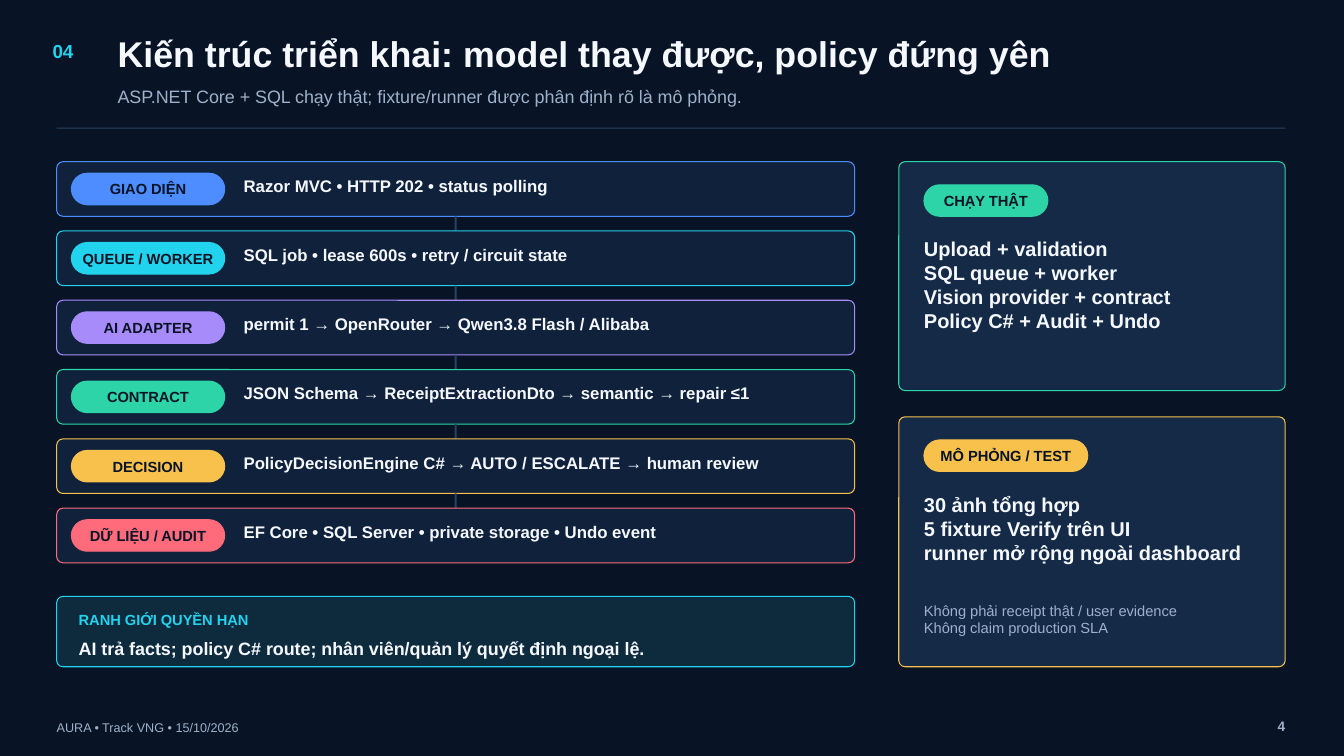
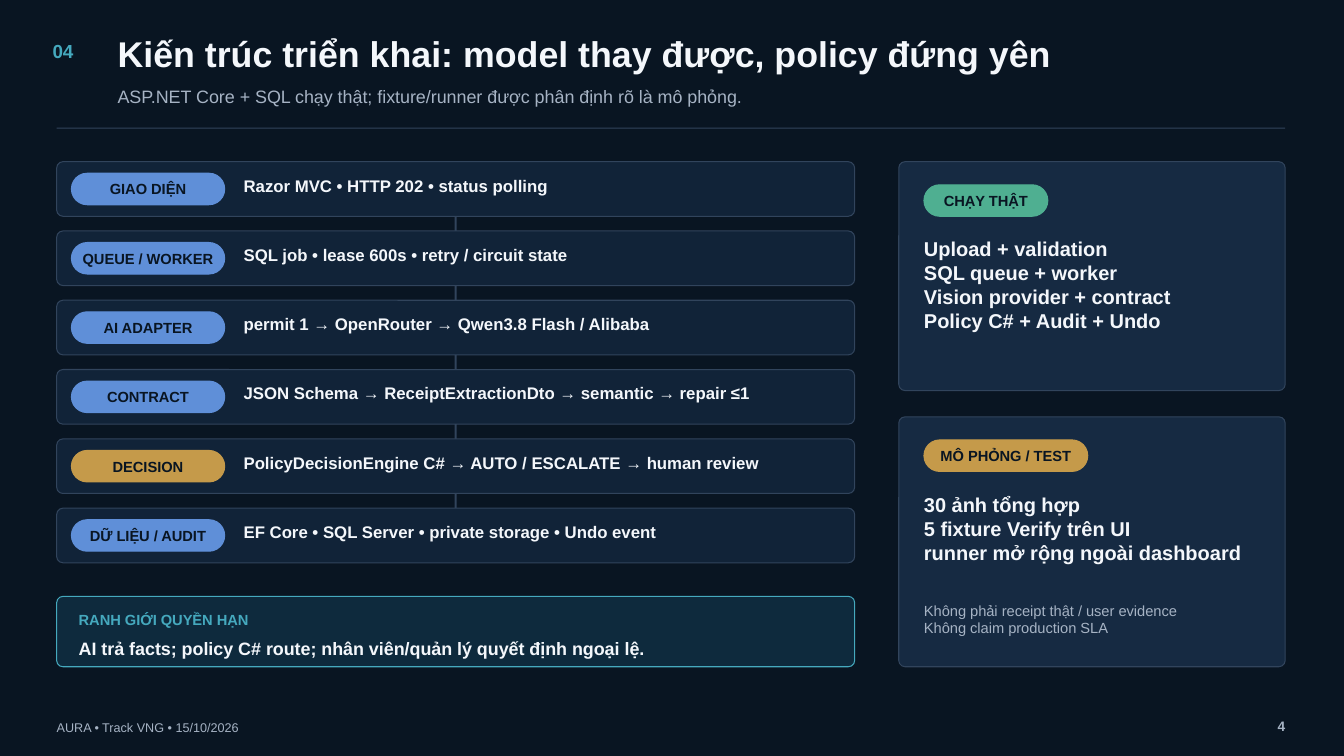
Before and after one commit to BondPhuPhamzZ/AURA, a slide deck: slide 4 of AURA/submission/AURA_5_SLIDES_FINAL.pptx. Drawn at 1344x756 pixels with LibreOffice and Linux fonts; fonts in the diff are those of the drawing. Boxes give left, top, right and bottom in pixels: in the first picture for what was removed or moved away, otherwise in the second. Text is boxed around its words. In the diff, an @@ line names an element or a change of style, - is before the commit and + after.

Commit message:
docs: simplify final deck color hierarchy

```diff
--- a/AURA/submission/AURA_5_SLIDES_FINAL.pptx
+++ b/AURA/submission/AURA_5_SLIDES_FINAL.pptx
@@ background #081426 to #091522 @@
@@ text "04" at [53,45,74,58]: text colour #22D3EE to #45A9BE @@
@@ rounded rectangle at [56,161,855,216]: fill #10223B to #112338; outline #4D8DFF 0.75 pt to #31445C 0.75 pt @@
@@ rounded rectangle "GIAO DIỆN" at [72,173,225,205]: text colour #081426 to #091522; fill #4D8DFF to #5F8FD8; outline #4D8DFF 0.75 pt to #5F8FD8 0.75 pt @@
@@ rounded rectangle at [899,161,1286,390]: fill #142A47 to #162A42; outline #2DD4A7 0.75 pt to #31445C 0.75 pt @@
@@ rounded rectangle "CHẠY THẬT" at [925,185,1049,216]: text colour #081426 to #091522; fill #2DD4A7 to #4FAF91; outline #2DD4A7 0.75 pt to #4FAF91 0.75 pt @@
@@ rounded rectangle at [56,231,855,285]: fill #10223B to #112338; outline #22D3EE 0.75 pt to #31445C 0.75 pt @@
@@ line (456, 217) - (456, 231): stroke #2A4262 1.5 pt to #31445C 1.5 pt @@
@@ rounded rectangle "QUEUE / WORKER" at [72,243,225,274]: text colour #081426 to #091522; fill #22D3EE to #5F8FD8; outline #22D3EE 0.75 pt to #5F8FD8 0.75 pt @@
@@ line (456, 285) - (456, 300): stroke #2A4262 1.5 pt to #31445C 1.5 pt @@
@@ rounded rectangle at [56,300,855,355]: fill #10223B to #112338; outline #A78BFA 0.75 pt to #31445C 0.75 pt @@
@@ rounded rectangle "AI ADAPTER" at [72,312,225,343]: text colour #081426 to #091522; fill #A78BFA to #5F8FD8; outline #A78BFA 0.75 pt to #5F8FD8 0.75 pt @@
@@ line (456, 355) - (456, 370): stroke #2A4262 1.5 pt to #31445C 1.5 pt @@
@@ rounded rectangle at [56,370,855,424]: fill #10223B to #112338; outline #2DD4A7 0.75 pt to #31445C 0.75 pt @@
@@ rounded rectangle "CONTRACT" at [72,381,225,412]: text colour #081426 to #091522; fill #2DD4A7 to #5F8FD8; outline #2DD4A7 0.75 pt to #5F8FD8 0.75 pt @@
@@ rounded rectangle at [899,417,1286,667]: fill #142A47 to #162A42; outline #F8C14C 0.75 pt to #31445C 0.75 pt @@
@@ rounded rectangle at [56,439,855,493]: fill #10223B to #112338; outline #F8C14C 0.75 pt to #31445C 0.75 pt @@
@@ line (456, 424) - (456, 439): stroke #2A4262 1.5 pt to #31445C 1.5 pt @@
@@ rounded rectangle "MÔ PHỎNG / TEST" at [925,440,1088,471]: text colour #081426 to #091522; fill #F8C14C to #C59A4A; outline #F8C14C 0.75 pt to #C59A4A 0.75 pt @@
@@ rounded rectangle "DECISION" at [72,451,225,482]: text colour #081426 to #091522; fill #F8C14C to #C59A4A; outline #F8C14C 0.75 pt to #C59A4A 0.75 pt @@
@@ rounded rectangle at [56,508,855,563]: fill #10223B to #112338; outline #FF6B7A 0.75 pt to #31445C 0.75 pt @@
@@ line (456, 494) - (456, 508): stroke #2A4262 1.5 pt to #31445C 1.5 pt @@
@@ rounded rectangle "DỮ LIỆU / AUDIT" at [72,520,225,552]: text colour #081426 to #091522; fill #FF6B7A to #5F8FD8; outline #FF6B7A 0.75 pt to #5F8FD8 0.75 pt @@
@@ rounded rectangle at [56,597,855,667]: outline #22D3EE 0.75 pt to #45A9BE 0.75 pt @@
@@ text "RANH GIỚI QUYỀN HẠN" at [79,613,249,628]: text colour #22D3EE to #45A9BE @@
```
Also in this commit, not shown: 4 other slides changed, 1 other file.
